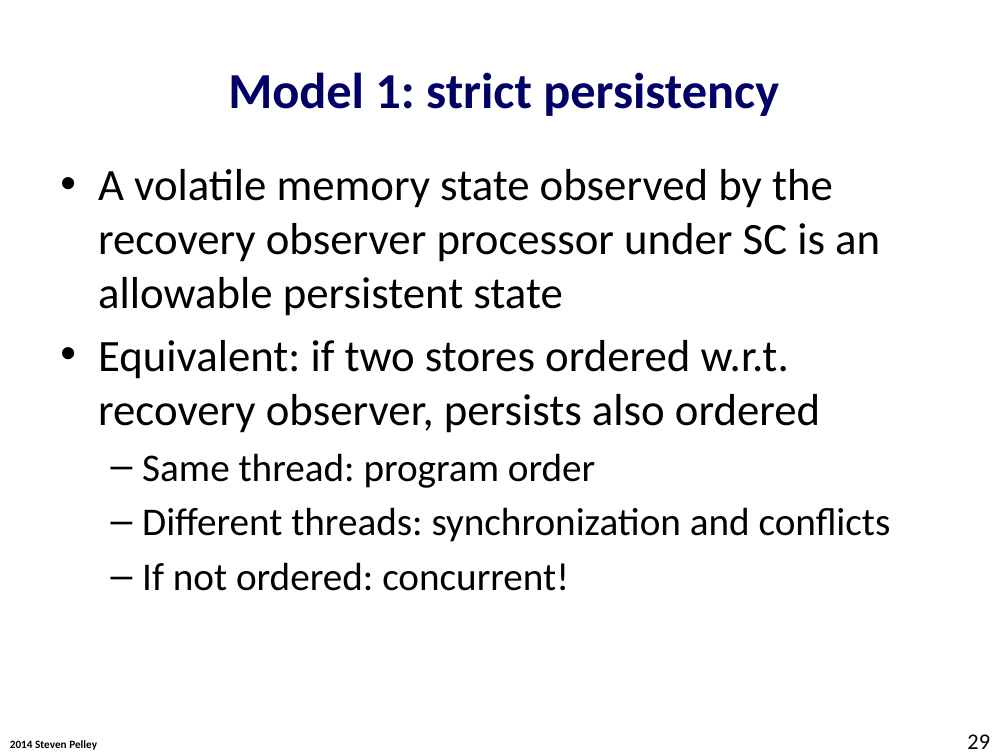
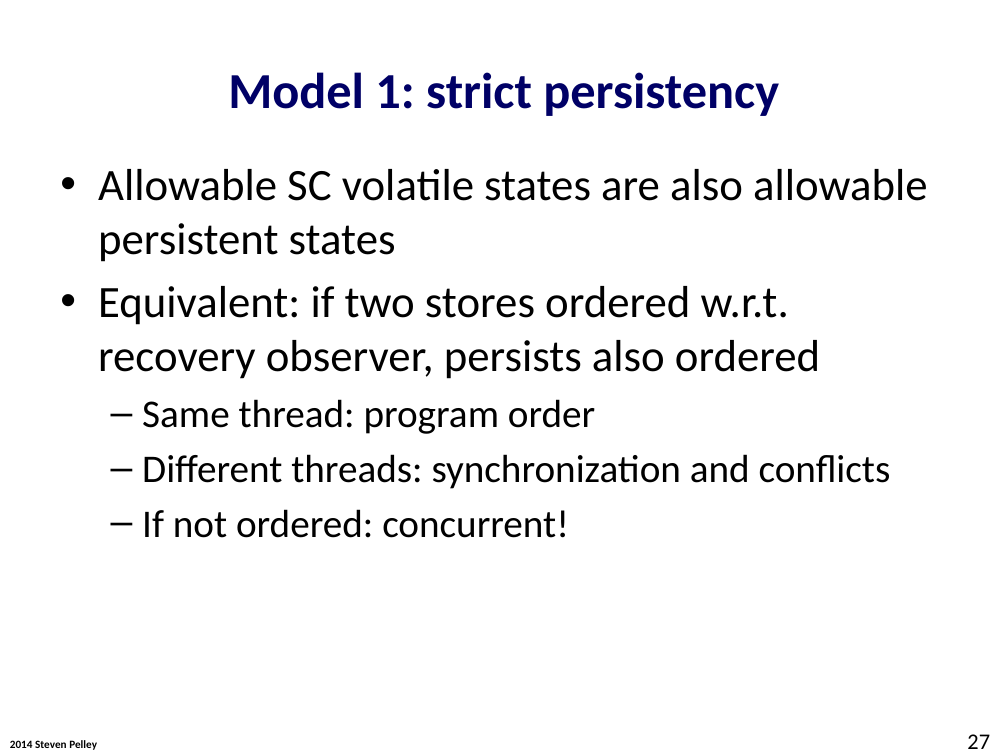
Before and after one commit to Abulila/dissertation, a slide deck: slide 27 of proposal/defense.pptx (slide 29 before the commit). Drawn at 1008x756 pixels with LibreOffice and Linux fonts; fonts in the diff are those of the drawing; background and template pictures are left out. Boxes give left, top, right and bottom in pixels: in the first picture for what was removed or moved away, otherwise in the second. Text is boxed around its words. In the diff, an @@ line names an element or a change of style, - is before the commit and + after.

```diff
--- a/proposal/defense.pptx
+++ b/proposal/defense.pptx
@@ text at bbox=[98, 169, 928, 262]: text changed @@
-• A volatile memory state observed by the recovery observer processor under SC is an allowable persistent state
+• Allowable SC volatile states are also allowable persistent states
@@ page number at bbox=[967, 734, 990, 749]: text changed @@
-29
+27
```
Also in this commit, not shown: 9 other slides changed, 2 slides added.
